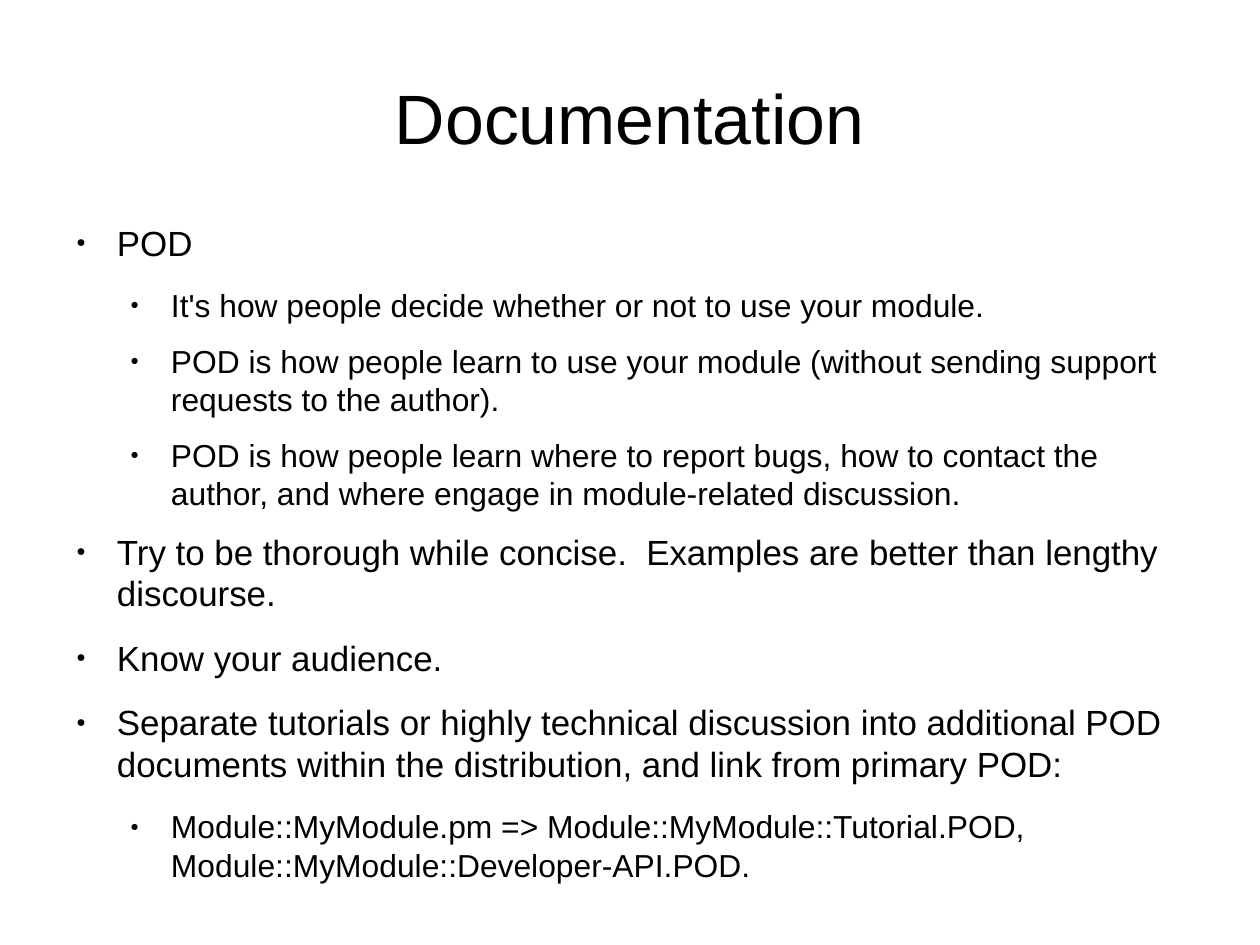
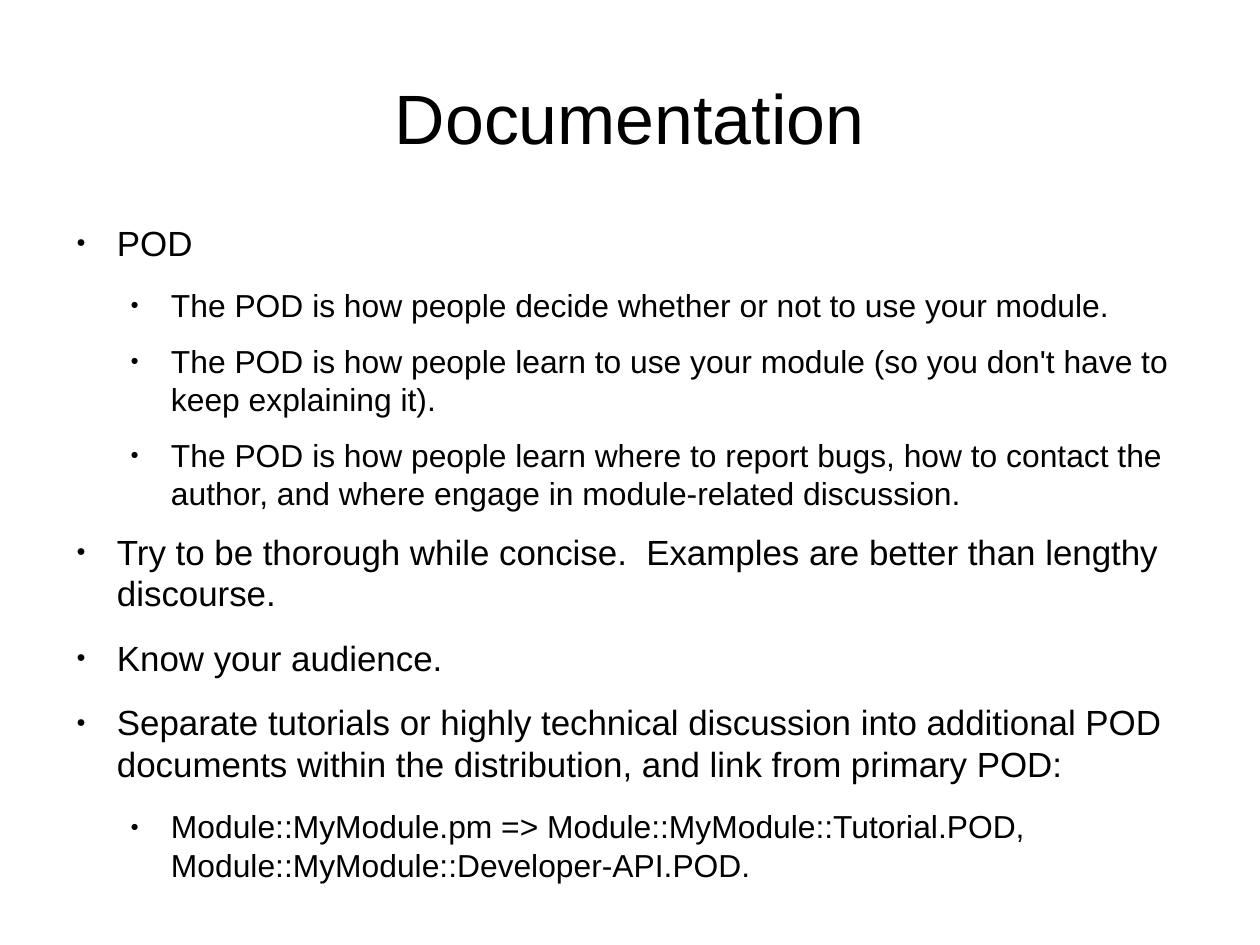
Before and after one commit to daoswald/CPAN-Power-Tools-Talk, a slide deck: slide 26 of PowerTools-I.odp (slide 25 before the commit). Drawn at 1260x945 pixels with LibreOffice and Linux fonts; fonts in the diff are those of the drawing. Boxes give left, top, right and bottom in pixels: in the first picture for what was removed or moved away, otherwise in the second. Text is boxed around its words. In the diff, an @@ line names an element or a change of style, - is before the commit and + after.

```diff
--- a/PowerTools-I.odp
+++ b/PowerTools-I.odp
@@ text at box(171, 294, 1167, 511): text changed @@
-  ● It's how people decide whether or not to use your module.
-  ● POD is how people learn to use your module (without sending support requests to the author).
-  ● POD is how people learn where to report bugs, how to contact the author, and where engage in module-related discussion.
+  ● The POD is how people decide whether or not to use your module.
+  ● The POD is how people learn to use your module (so you don't have to keep explaining it).
+  ● The POD is how people learn where to report bugs, how to contact the author, and where engage in module-related discussion.
```
Also in this commit, not shown: 4 other slides changed, 24 slides added.
